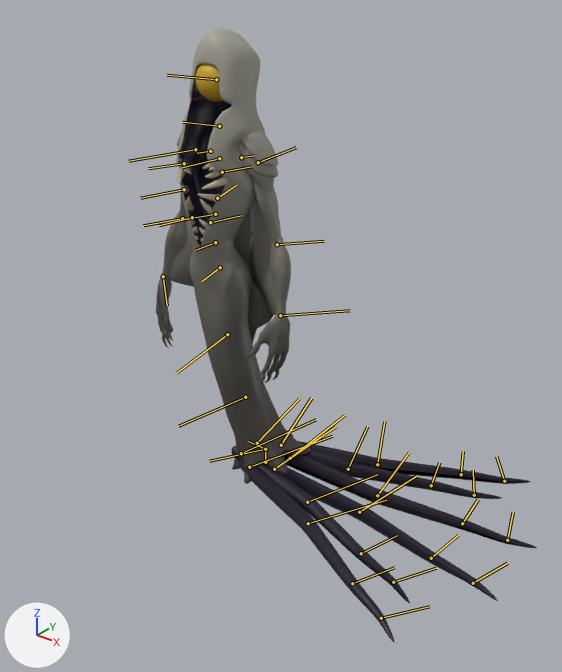
One commit to the FBX model The Demon King/Assets/Art/PlayerCharacter/Animations/RayDemon/A_RayDemon_WalkE.fbx: the scene before it, then after it.
The view is the same before and after, from a 50 mm lens placed at (2.08, -2.47, 2.26), pointed at (-0.13, 0.29, 0.55). Lighting does not change. The marker at lower left points along +X, +Y and +Z. Both versions are drawn at frame 21 of the action 'Take 001'; the numbers are the values there. The bones that bend it are drawn over the model as lines.

Names of what the first picture shows: 'Ray_Arms', 'Ray_Body', 'Ray_Cape', 'Ray_Eye', 'Ray_Legs'.
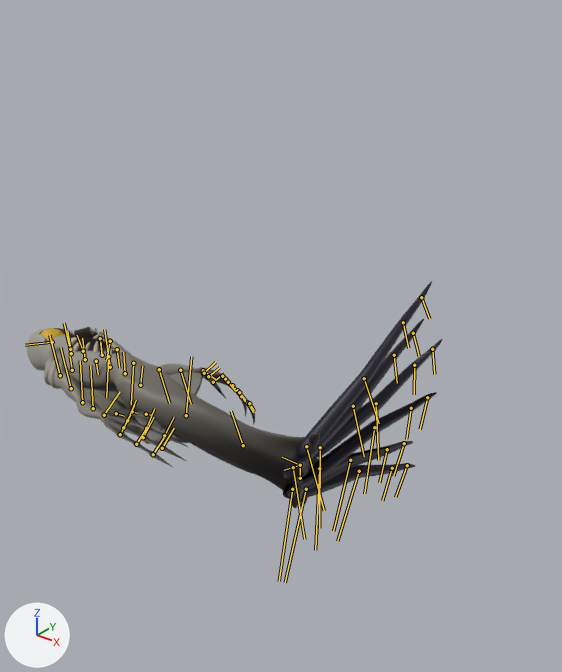
Commit message: Ray Demon Animations Reimport

What the commit changed:
Bone 'RayBind_Root_NUB' (bone_raybind_root_nub) moves from (0.0, 0.0, 0.0) to (21.5, 0.0, 0.0).
Bone 'RayBind_spine1_JNT' (bone_raybind_spine1_jnt) turns from (30, -7, 17) to (122, -17, 82) degrees about its own x, y and z.
Bone 'RayBind_tendrilFront1_R_JNT' (bone_raybind_tendrilfront1_r_jnt) moves from (0.0, 0.0, 0.0) to (-20.9, 7.3, -2.3).
Bone 'RayBind_tendrilFront1_R_JNT' (bone_raybind_tendrilfront1_r_jnt) turns from (0, 0, -138) to (-90, 12, -60) degrees about its own x, y and z.
Bone 'RayBind_tendrilMid1_R_JNT' (bone_raybind_tendrilmid1_r_jnt) moves from (0.0, 0.0, 0.0) to (-12.3, -3.8, -8.4).
Bone 'RayBind_tendrilMid1_R_JNT' (bone_raybind_tendrilmid1_r_jnt) turns from (0, 0, -71) to (-90, 19, 0) degrees about its own x, y and z.
Bone 'RayBind_tendrilBack1_R_JNT' (bone_raybind_tendrilback1_r_jnt) moves from (0.0, 0.0, 0.0) to (-3.6, 7.3, -2.3).
Bone 'RayBind_tendrilBack1_R_JNT' (bone_raybind_tendrilback1_r_jnt) turns from (0, 0, -28) to (-90, 2, 60) degrees about its own x, y and z.
Bone 'RayBind_tendrilFront1_L_JNT' (bone_raybind_tendrilfront1_l_jnt) moves from (0.0, 0.0, 0.0) to (10.3, 11.1, -10.0).
Bone 'RayBind_tendrilFront1_L_JNT' (bone_raybind_tendrilfront1_l_jnt) turns from (0, 0, -138) to (90, -12, 120) degrees about its own x, y and z.
Bone 'RayBind_tendrilMid1_L_JNT' (bone_raybind_tendrilmid1_l_jnt) moves from (0.0, 0.0, 0.0) to (12.3, 3.8, -16.1).
Bone 'RayBind_tendrilMid1_L_JNT' (bone_raybind_tendrilmid1_l_jnt) turns from (0, 0, -71) to (-90, -161, 0) degrees about its own x, y and z.
Bone 'RayBind_tendrilBack1_L_JNT' (bone_raybind_tendrilback1_l_jnt) moves from (0.0, 0.0, 0.0) to (14.3, 11.1, -10.0).
Bone 'RayBind_tendrilBack1_L_JNT' (bone_raybind_tendrilback1_l_jnt) turns from (0, 0, -28) to (90, -2, -120) degrees about its own x, y and z.

Location of each change, [x1, y1, x2, y2] in pixels of the pictures (562 x 672 px):
'Ray_Body', posed (115% wider, 60% shorter)
    before: [175, 28, 311, 484]
    after: [27, 326, 320, 508]
'Ray_Legs', posed (48% narrower, 8% taller)
    before: [231, 441, 537, 642]
    after: [283, 281, 443, 498]
'Ray_Arms', posed (56% wider, 56% shorter)
    before: [156, 130, 291, 384]
    after: [44, 356, 255, 468]
'Ray_Cape', posed
    before: [168, 198, 277, 344]
    after: [80, 372, 203, 444]
'Ray_Eye', posed
    before: [195, 64, 224, 101]
    after: [40, 328, 64, 342]
'Ray_Teeth', now drawn (beige)
    after: [66, 328, 124, 355]
bone 'RayBind_Root_NUB', root to tip
    before: (265, 462) to (265, 449)
    after: (300, 478) to (300, 465)
bone 'RayBind_spine1_JNT', root to tip
    before: (265, 449) to (209, 461)
    after: (300, 465) to (284, 470)
bone 'RayBind_tendrilFront1_R_JNT', root to tip
    before: (257, 443) to (299, 398)
    after: (292, 489) to (279, 581)
bone 'RayBind_tendrilMid1_R_JNT', root to tip
    before: (281, 445) to (311, 398)
    after: (306, 489) to (285, 582)
bone 'RayBind_tendrilBack1_R_JNT', root to tip
    before: (290, 458) to (345, 415)
    after: (319, 468) to (315, 550)
bone 'RayBind_tendrilFront1_L_JNT', root to tip
    before: (241, 453) to (316, 419)
    after: (293, 467) to (304, 539)
bone 'RayBind_tendrilMid1_L_JNT', root to tip
    before: (249, 467) to (332, 436)
    after: (306, 446) to (324, 510)
bone 'RayBind_tendrilBack1_L_JNT', root to tip
    before: (274, 469) to (336, 426)
    after: (320, 447) to (319, 528)
